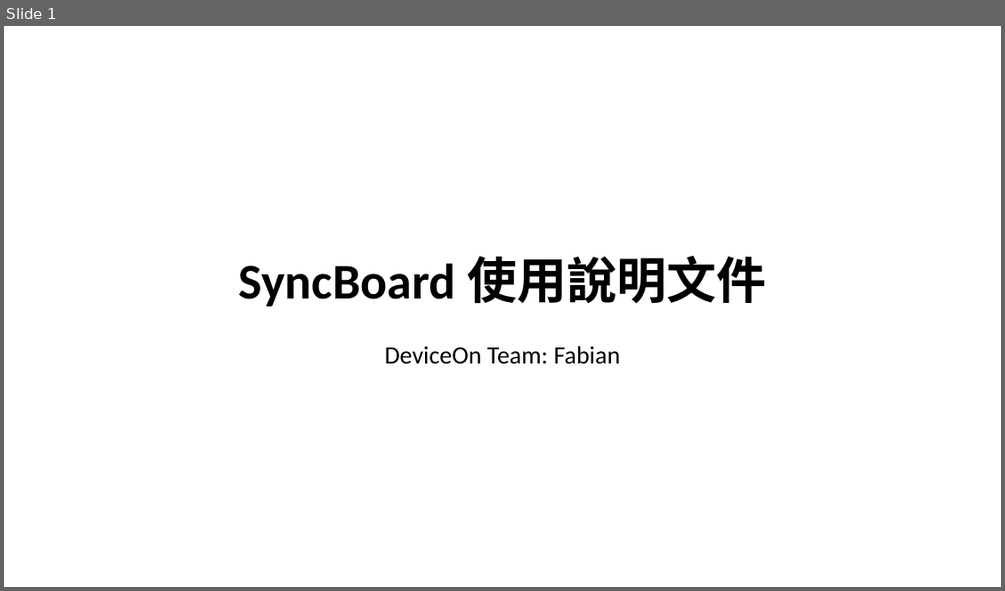
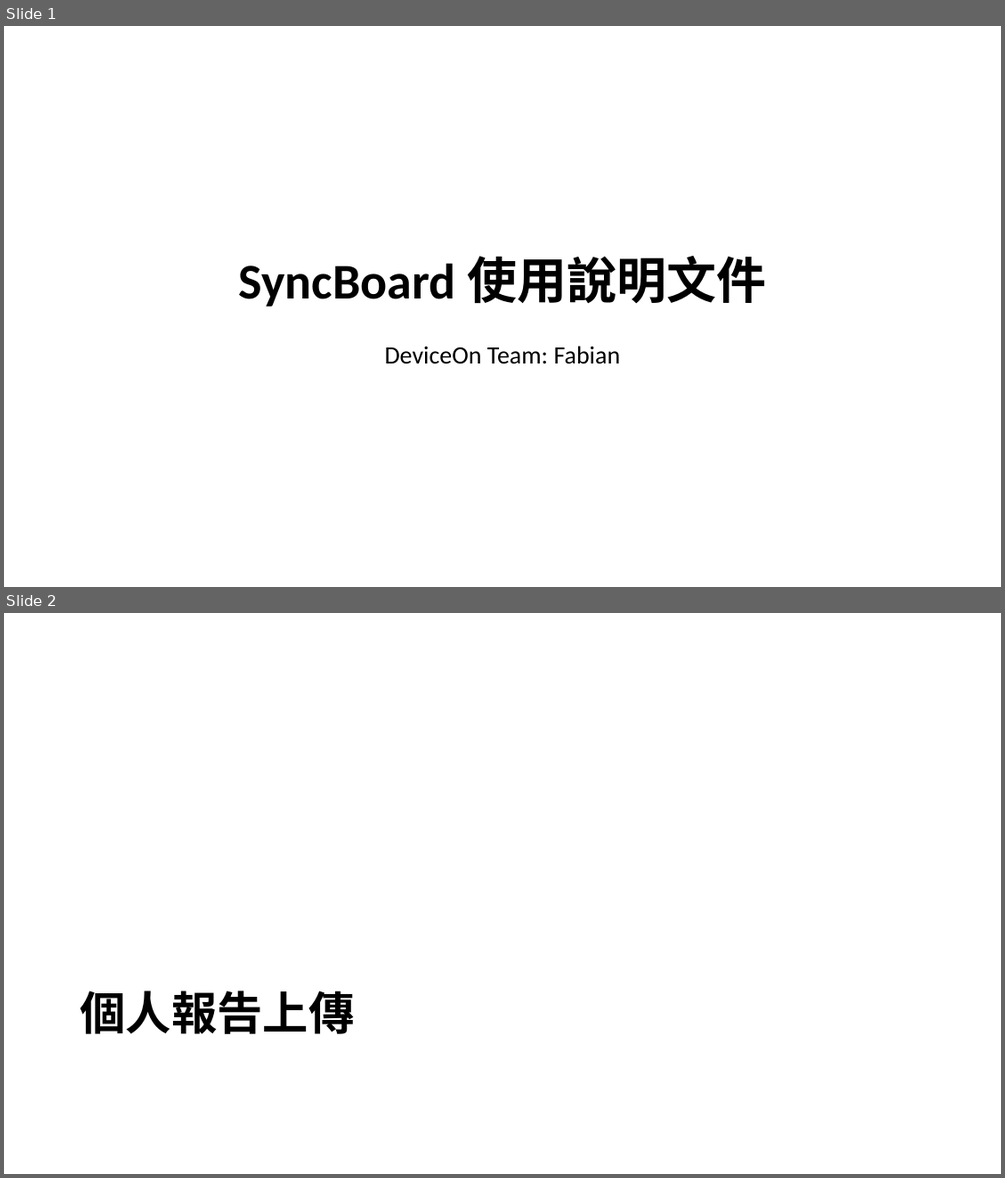
Before and after one commit to fabian415/syncboard, a slide deck: SyncBoard 使用說明文件.pptx. Shown one above the other, each under a label of ours: slide 1 before the commit, slides 1 and 2 after it. The pictures are 1005x591 and 1005x1178 pixels, drawn with LibreOffice and Linux fonts; fonts in the diff are those of the drawing. Boxes give left, top, right and bottom in pixels: in the first picture for what was removed or moved away, otherwise in the second. Text is boxed around its words. In the diff, an @@ line names an element or a change of style, - is before the commit and + after.

```diff
--- a/SyncBoard 使用說明文件.pptx
+++ b/SyncBoard 使用說明文件.pptx
@@ slide 2 added at (4, 613, 1001, 1174), background #FFFFFF @@
@@ title added at (80, 990, 354, 1034), 44 pt, text #000000, bold @@
+個人報告上傳
```
Also in this commit, not shown: 6 slides changed, 15 other slides added, 1 slide removed, 2 other files.
